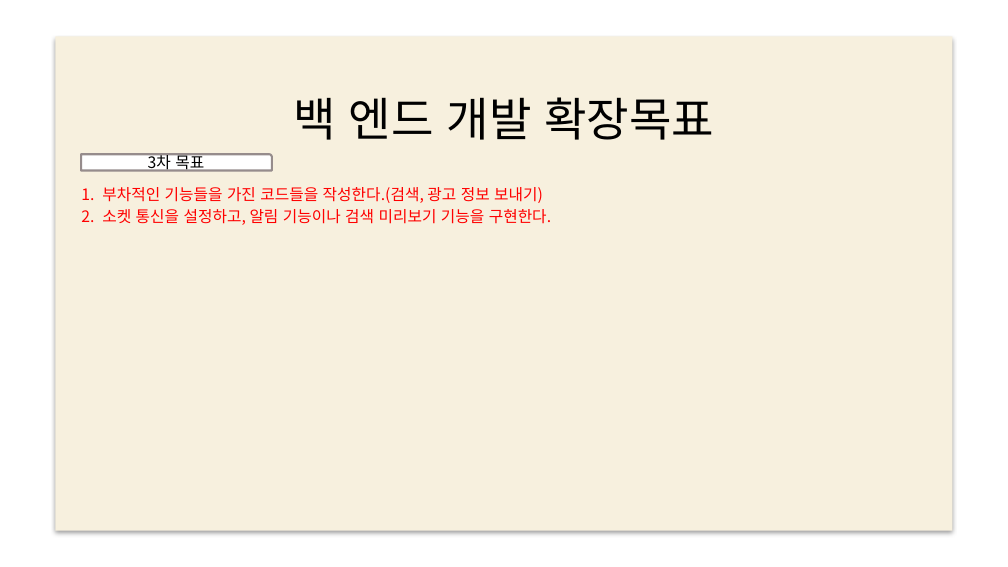
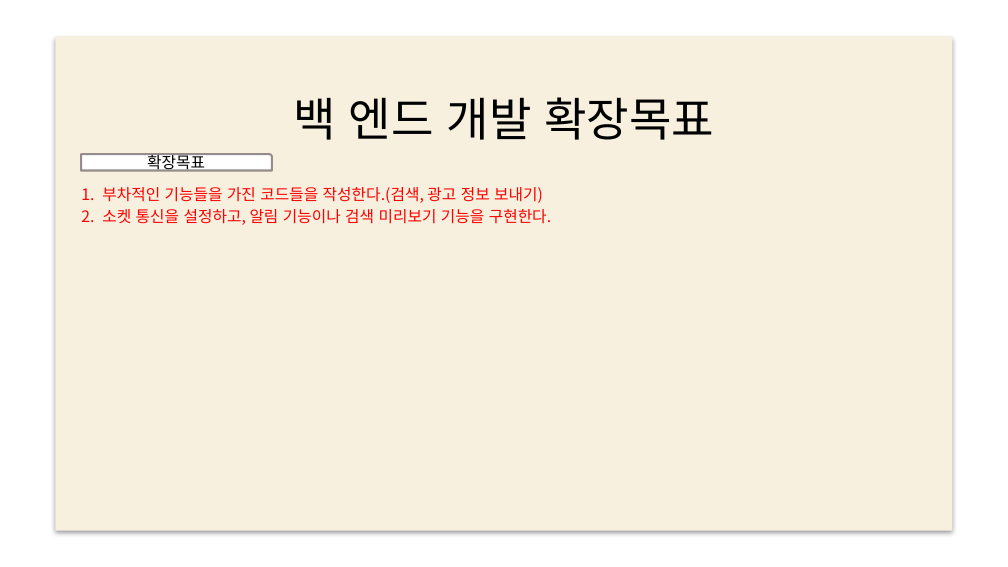
Before and after one commit to web5-kimgangmoon/teamproject_cloneCoding-Kim-Lee-Son-, a slide deck: slide 16 of 스케줄표.pptx (slide 9 before the commit). Drawn at 1008x567 pixels with LibreOffice and Linux fonts; fonts in the diff are those of the drawing; background and template pictures are left out. Boxes give left, top, right and bottom in pixels: in the first picture for what was removed or moved away, otherwise in the second. Text is boxed around its words. In the diff, an @@ line names an element or a change of style, - is before the commit and + after.

```diff
--- a/스케줄표.pptx
+++ b/스케줄표.pptx
@@ text in round rect at box(147, 152, 205, 173): text changed @@
-3차 목표
+확장목표
```
Also in this commit, not shown: 6 other slides changed, 10 slides added, 2 slides removed.
